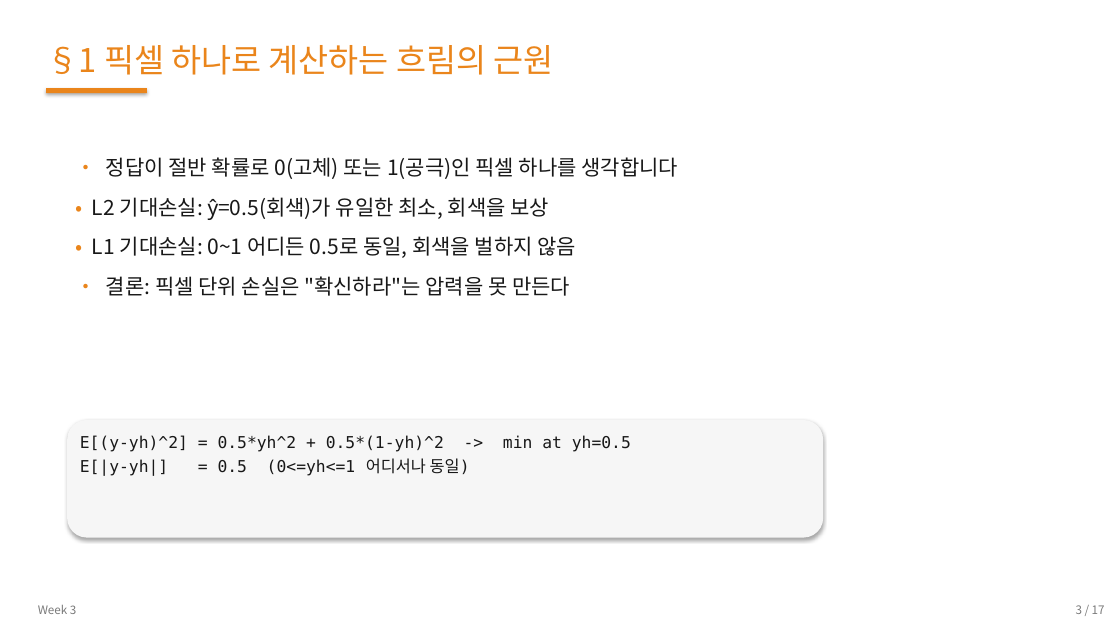
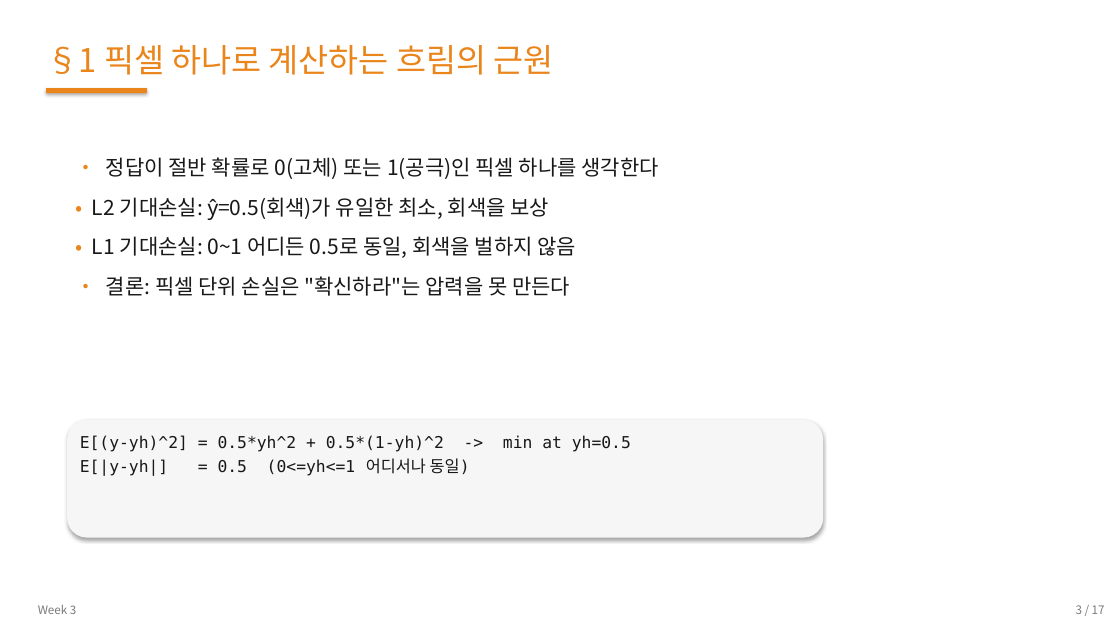
Before and after one commit to 01willy/Digital_rock_DL_Education, a slide deck: slide 3 of web/downloads/shared/w3/W3.pptx. Drawn at 1120x630 pixels with LibreOffice and Linux fonts; fonts in the diff are those of the drawing. Boxes give left, top, right and bottom in pixels: in the first picture for what was removed or moved away, otherwise in the second. Text is boxed around its words. In the diff, an @@ line names an element or a change of style, - is before the commit and + after.

```diff
--- a/web/downloads/shared/w3/W3.pptx
+++ b/web/downloads/shared/w3/W3.pptx
@@ text at (x1=106, y1=157, x2=659, y2=179): text changed @@
-• 정답이 절반 확률로 0(고체) 또는 1(공극)인 픽셀 하나를 생각합니다
+• 정답이 절반 확률로 0(고체) 또는 1(공극)인 픽셀 하나를 생각한다
```
Also in this commit, not shown: 2 other slides changed, 13 other files.
